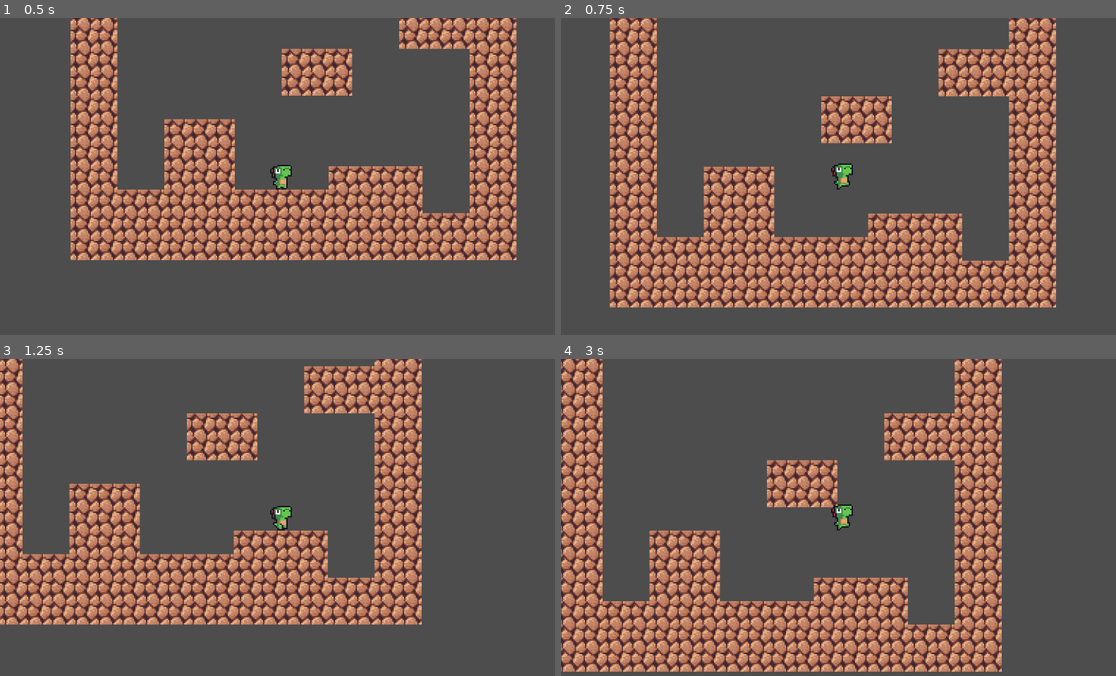
Above: before the commit, frames 1-4 (two rows, left to right).
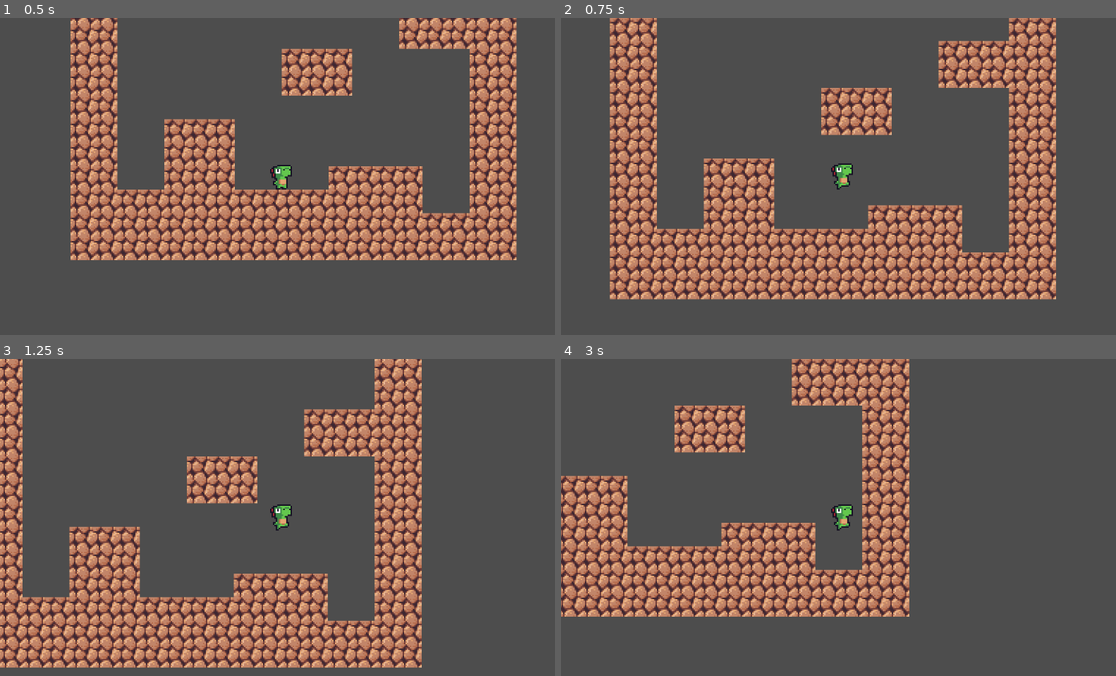
Above: after the commit, the same moments.

Repository: EcoLaec/Dino-Game
Game: Godot game, scene res://Scenes/Levels/world.tscn
Same seed, same stepped clock (60 frames per second), same inputs: the game is played once before the commit and once after it.
Inputs:
- Up to frame 1 (0.5 s): no input
- Up to frame 2 (0.75 s): hold Right (Right) from 0.53 s (still down); tap Space (Jump) at 0.6 s
- Up to frame 3 (1.25 s): keep holding Right (Right); tap Space (Jump) at 0.77, 1.07 s
- Up to frame 4 (3 s): tap Space (Jump) at 1.35, 1.52, 1.82, 2.1, 2.85 s; release Right (Right) at 2.03 s; hold A (Left) 2.03-2.78 s; hold Right (Right) from 2.78 s (still down)

Frame 1 is identical in both runs. In frame 2, 31% of the frame differs, in the area x 8-90%, y 0-92%; in frame 3, 40%; in frame 4, 50%, in the area x 0-80%, y 0-99%.

Commit message:
Added short hop

Diff:
--- a/Scripts/player.gd
+++ b/Scripts/player.gd
@@ -28,6 +28,10 @@
 	if is_on_floor() and Input.is_action_just_pressed("Jump"):
 		velocity.y = jump_velocity
 
+	if not is_on_floor():
+		if Input.is_action_just_released("Jump") && velocity.y < jump_velocity / 2:
+			velocity.y = jump_velocity / 2
+
 func apply_acceleration(input_axis,delta):
 	if input_axis:
 		velocity.x = move_toward(velocity.x, speed * input_axis, acceleration * delta)
--- a/project.godot
+++ b/project.godot
@@ -39,8 +39,6 @@
 
 2d_physics/layer_1="World"
 2d_physics/layer_2="Player"
-2d_physics/layer_3="Hazard"
-2d_physics/layer_4="Trigger"
 
 [rendering]
 
